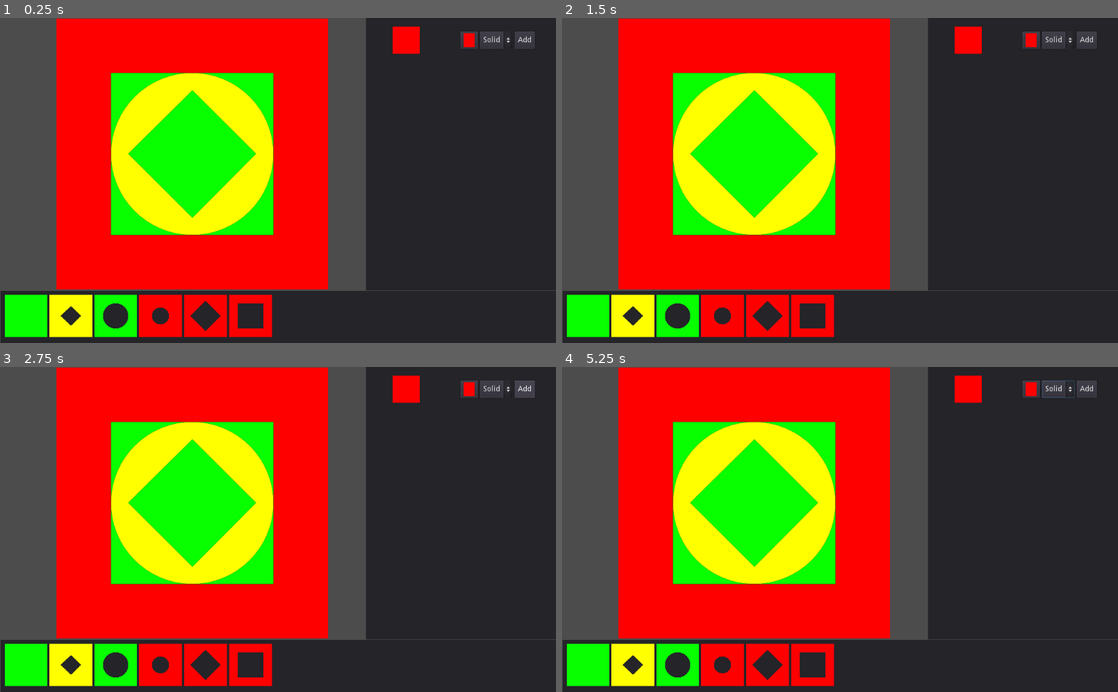
Above: before the commit, frames 1-4 (two rows, left to right).
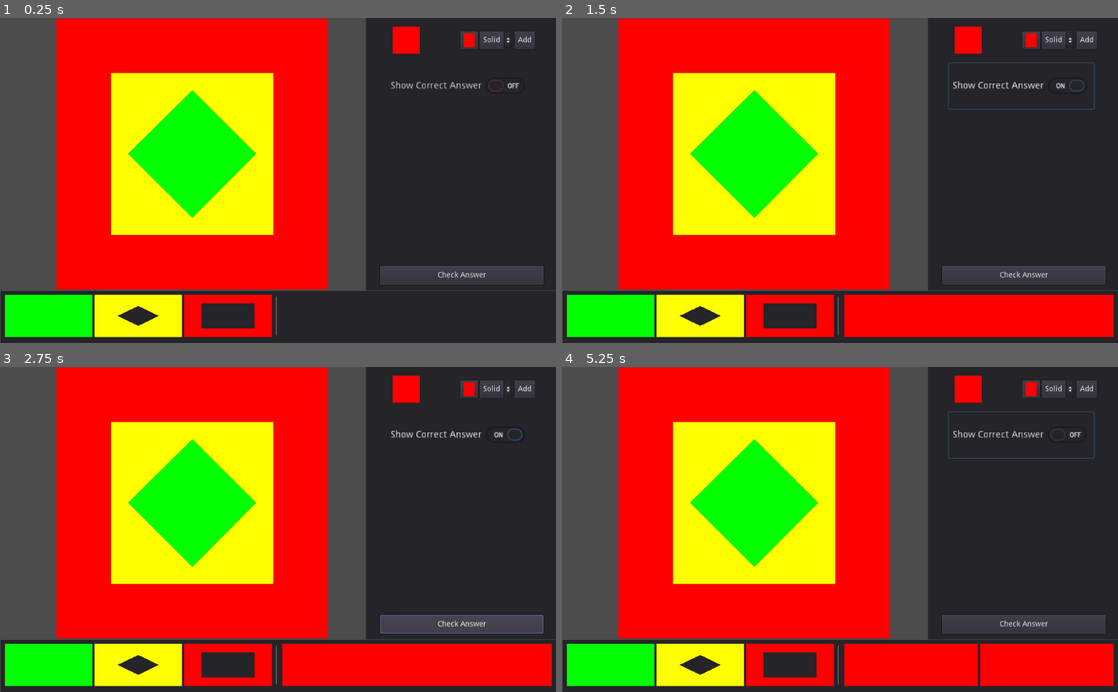
Above: after the commit, the same moments.

Repository: ianfabs/GodotStencils
Game: Godot game, scene res://Stage.tscn
Two runs of this game, one before a commit and one after it. Both use one fixed random seed, a clock stepped at 60 frames per second and the inputs below.
Inputs (mouse positions are in pixels of both pictures, inside the frame that each line leads up to):
- Up to frame 1 (0.25 s): no input
- Up to frame 2 (1.5 s): click "Add" at 0.5 s; click (1023, 86) at 1.25 s, where only the run after the commit has a clickable "Show Correct Answer"
- Up to frame 3 (2.75 s): click "Add" (after the commit: "Check Answer") at 2 s
- Up to frame 4 (5.25 s): click "Solid" at 2.75 s; click "Solid" at 3.5 s; click "Add" at 4.25 s; click (1023, 435) at 5 s, where only the run after the commit has a clickable "Show Correct Answer"

The runs differ from the first frame. In frame 1, 8.3% of the frame differs, in the area x 8-98%, y 16-99%; in frame 2, 15%; in frame 3, 15%, in the area x 8-100%, y 16-99%; in frame 4, 15%.

Commit message:
Added basic answer checker and improved guessing and hex code system

Diff:
--- a/CustomStencil.gd
+++ b/CustomStencil.gd
@@ -145,23 +145,27 @@
 		2: type = "circle"
 
 func get_hex_code():
-	var colorHex = 0x000
-	if color == Color(1,0,0):
-		colorHex = 0x000
-	elif color == Color(0,1,0):
+	var colorHex = 0x010
+	if color == Color(1,0,0): #RED
 		colorHex = 0x010
-	elif color == Color(0,0,1):
+	elif color == Color(0,1,0): #GREEN
 		colorHex = 0x020
-
-	var shapeHex = 0x000
-	if type == "square":
-		shapeHex = 0x000
+	elif color == Color(0,0,1): #BLUE
+		colorHex = 0x030
+	elif color == Color(1,1,0): #YELLOW
+		colorHex = 0x040
+	else: print('color = ', color)
+	var shapeHex = 0x100
+	if type == "solid":
+		shapeHex = 0x100
+	elif type == "square":
+		shapeHex = 0x200
 	elif type == "diamond":
-		shapeHex = 0x100
+		shapeHex = 0x300
 	elif type == "circle":
-		shapeHex = 0x200
-
-	return shapeHex + colorHex
+		shapeHex = 0x400
+	var res = shapeHex + colorHex
+	return res
 
 func get_texture(): return $Viewport.get_texture()
 func get_viewport() -> Viewport: return ($Viewport as Viewport)
--- a/Stage.gd
+++ b/Stage.gd
@@ -8,21 +8,26 @@
 var new_stencil_color
 var new_stencil_shape
 
-var stencils = Array()
+var answers = Array()
+var guesses = Array()
 
 var menuShown = false
 
 # Called when the node enters the scene tree for the first time.
 func _ready():
-	stencils = $Stack.get_children()
+	var stencils = $Stack.get_children()
 	for stencil in stencils:
-		var txRect = TextureRect.new()
-		txRect.texture = stencil.get_texture()
-		txRect.rect_size.x = 50
-		txRect.rect_size.y = 50
-		txRect.expand = true
-		txRect.size_flags_horizontal = Control.SIZE_EXPAND_FILL
-		$UI/Footer/Stencils.add_child(txRect)
+		if stencil.visible:
+			var hex_code = stencil.get_hex_code()
+			print('stencil hex = 0x%x'%hex_code)
+			answers.push_back(hex_code)
+			var txRect = TextureRect.new()
+			txRect.texture = stencil.get_texture()
+			txRect.rect_size.x = 50
+			txRect.rect_size.y = 50
+			txRect.expand = true
+			txRect.size_flags_horizontal = Control.SIZE_EXPAND_FILL
+			$UI/Footer/Stencils.add_child(txRect)
 #	for stencil in stencils: add_stencil_btn(stencil)
 
 # Called every frame. 'delta' is the elapsed time since the previous frame.
@@ -39,10 +44,26 @@
 		1: new_stencil_shape = "diamond"
 		2: new_stencil_shape = "circle"
 
-func _on_Button_pressed():
-	stencils.append(stencil.instance())
-
 func add_stencil_btn(stencil):
 	var btn : TextureButton = stencil.get_button().duplicate()
 	$UI/Footer/Stencils.add_child(btn)
 	btn.show()
+
+
+func _on_CheckGuessBtn_pressed():
+	var last_good = false
+	for n in len(answers):
+		if (n > 0 and last_good) or (n == 0):
+			var ans = answers[n]
+			var gus = guesses[n]
+			print('guess = 0x%x' % gus)
+			print('answer = 0x%x'% ans)
+			last_good = ans == gus
+		if last_good and n == (len(answers)-1):
+			print('you win!')
+			$UI/WinAlert.popup()
+
+
+func _on_UI_add_guess(guessCode):
+	print('adding guess 0x%x' % guessCode)
+	guesses.push_back(guessCode)
--- a/Stage.tscn
+++ b/Stage.tscn
@@ -7,9 +7,6 @@
 [ext_resource path="res://StencilButton.tscn" type="PackedScene" id=5]
 [ext_resource path="res://MainMenu.tscn" type="PackedScene" id=6]
 
-[sub_resource type="ViewportTexture" id=9]
-viewport_path = NodePath("Stack/1/Viewport")
-
 [sub_resource type="ShaderMaterial" id=6]
 resource_local_to_scene = true
 shader = ExtResource( 4 )
@@ -17,19 +14,78 @@
 
 [sub_resource type="ViewportTexture" id=10]
 
+[sub_resource type="ShaderMaterial" id=4]
+resource_local_to_scene = true
+shader = ExtResource( 4 )
+shader_param/color = Color( 1, 0, 0, 1 )
+
 [sub_resource type="ShaderMaterial" id=5]
 resource_local_to_scene = true
 shader = ExtResource( 4 )
 shader_param/color = Color( 0.0313726, 1, 0, 1 )
 
-[sub_resource type="ShaderMaterial" id=4]
-resource_local_to_scene = true
-shader = ExtResource( 4 )
-shader_param/color = Color( 1, 0, 0, 1 )
+[sub_resource type="ViewportTexture" id=9]
+viewport_path = NodePath("Stack/1/Viewport")
 
 [node name="Stage" type="Node2D"]
 script = ExtResource( 3 )
 stencil = ExtResource( 1 )
+
+[node name="Stack" type="CanvasLayer" parent="."]
+layer = 0
+follow_viewport_enable = true
+
+[node name="1" parent="Stack" instance=ExtResource( 1 )]
+material = SubResource( 6 )
+position = Vector2( 104, 1 )
+z_as_relative = true
+color = Color( 0, 1, 0, 1 )
+type = "solid"
+
+[node name="Sprite" parent="Stack/1" index="0"]
+texture = SubResource( 10 )
+
+[node name="Polygon2D" parent="Stack/1/Viewport" index="0"]
+color = Color( 0, 1, 0, 1 )
+invert_enable = false
+invert_border = 100.0
+polygon = PoolVector2Array( 0, 0, 500, 0, 500, 500, 0, 500 )
+
+[node name="4" parent="Stack" instance=ExtResource( 1 )]
+visible = false
+material = SubResource( 4 )
+position = Vector2( 104, 2 )
+z_as_relative = true
+type = "circle"
+size = 0
+
+[node name="2" parent="Stack" instance=ExtResource( 1 )]
+material = SubResource( 6 )
+position = Vector2( 104, 1 )
+z_as_relative = true
+color = Color( 1, 1, 0, 1 )
+
+[node name="3" parent="Stack" instance=ExtResource( 1 )]
+visible = false
+material = SubResource( 5 )
+position = Vector2( 104, 1 )
+color = Color( 0.0313726, 1, 0, 1 )
+type = "circle"
+
+[node name="5" parent="Stack" instance=ExtResource( 1 )]
+visible = false
+material = SubResource( 6 )
+position = Vector2( 104, 1 )
+z_as_relative = true
+color = Color( 0, 0.0156863, 1, 1 )
+size = 2
+
+[node name="6" parent="Stack" instance=ExtResource( 1 )]
+material = SubResource( 6 )
+position = Vector2( 104, 1 )
+z_as_relative = true
+type = "square"
+size = 2
 
 [node name="UI" type="CanvasLayer" parent="."]
 script = ExtResource( 2 )
@@ -53,6 +109,33 @@
 margin_right = 561.0
 margin_bottom = 40.0
 texture_normal = SubResource( 9 )
+
+[node name="VSeparator" type="VSeparator" parent="UI/Footer"]
+margin_left = 502.0
+margin_top = 10.0
+margin_right = 515.0
+margin_bottom = 82.0
+
+[node name="Guess" type="HBoxContainer" parent="UI/Footer"]
+anchor_left = 0.503
+anchor_right = 0.503
+anchor_bottom = 0.399
+margin_top = 7.0
+margin_right = 500.0
+margin_bottom = 47.0
+
+[node name="TextureRect" type="TextureRect" parent="UI/Footer/Guess"]
+margin_bottom = 78.0
+mouse_filter = 0
+mouse_default_cursor_shape = 2
+
+[node name="GuessStencils" type="Control" parent="UI/Footer"]
+show_behind_parent = true
+anchor_left = 0.503
+anchor_top = 0.376
+anchor_right = 0.985
+anchor_bottom = 0.376
+margin_bottom = 40.0
 
 [node name="Sidebar" type="Panel" parent="UI"]
 margin_left = 674.0
@@ -106,59 +189,39 @@
 [node name="PreviewStencil" parent="UI/Sidebar" instance=ExtResource( 1 )]
 show_behind_parent = true
 
-[node name="Stack" type="CanvasLayer" parent="."]
-layer = 0
-follow_viewport_enable = true
-
-[node name="1" parent="Stack" instance=ExtResource( 1 )]
-material = SubResource( 6 )
-position = Vector2( 104, 1 )
-z_as_relative = true
-color = Color( 0.0313726, 1, 0, 1 )
-type = "solid"
-
-[node name="Sprite" parent="Stack/1" index="0"]
-texture = SubResource( 10 )
-
-[node name="Polygon2D" parent="Stack/1/Viewport" index="0"]
-color = Color( 0.0313726, 1, 0, 1 )
-invert_enable = false
-polygon = PoolVector2Array( 0, 0, 500, 0, 500, 500, 0, 500 )
-
-[node name="2" parent="Stack" instance=ExtResource( 1 )]
-material = SubResource( 6 )
-position = Vector2( 104, 1 )
-z_as_relative = true
-color = Color( 1, 1, 0, 1 )
-
-[node name="3" parent="Stack" instance=ExtResource( 1 )]
-material = SubResource( 5 )
-position = Vector2( 104, 1 )
-color = Color( 0.0313726, 1, 0, 1 )
-type = "circle"
-
-[node name="4" parent="Stack" instance=ExtResource( 1 )]
-visible = false
-material = SubResource( 4 )
-position = Vector2( 104, 2 )
-z_as_relative = true
-type = "circle"
-size = 0
-
-[node name="5" parent="Stack" instance=ExtResource( 1 )]
-visible = false
-material = SubResource( 6 )
-position = Vector2( 104, 1 )
-z_as_relative = true
-color = Color( 0, 0.0156863, 1, 1 )
-size = 2
-
-[node name="6" parent="Stack" instance=ExtResource( 1 )]
-material = SubResource( 6 )
-position = Vector2( 104, 1 )
-z_as_relative = true
-type = "square"
-size = 2
+[node name="CheckButton" type="CheckButton" parent="UI/Sidebar"]
+margin_left = 38.0
+margin_top = 83.0
+margin_right = 252.0
+margin_bottom = 151.0
+rect_scale = Vector2( 1.25, 1.25 )
+text = "Show Correct Answer"
+
+[node name="Button" type="Button" parent="UI/Sidebar"]
+margin_left = 26.0
+margin_top = 458.0
+margin_right = 327.0
+margin_bottom = 492.0
+text = "Check Answer"
+
+[node name="WinAlert" type="PopupDialog" parent="UI"]
+margin_left = 286.0
+margin_top = 157.0
+margin_right = 609.0
+margin_bottom = 343.0
+
+[node name="CenterContainer" type="CenterContainer" parent="UI/WinAlert"]
+margin_left = 4.0
+margin_top = 6.0
+margin_right = 318.0
+margin_bottom = 180.0
+
+[node name="Label" type="Label" parent="UI/WinAlert/CenterContainer"]
+margin_left = 129.0
+margin_top = 80.0
+margin_right = 185.0
+margin_bottom = 94.0
+text = "You Win!"
 
 [node name="Menu" type="CanvasLayer" parent="."]
 layer = 2
@@ -166,8 +229,10 @@
 [node name="MainMenu" parent="Menu" instance=ExtResource( 6 )]
 visible = false
 
+[connection signal="add_guess" from="UI" to="." method="_on_UI_add_guess"]
 [connection signal="color_changed" from="UI/Sidebar/HBoxContainer/ColorPickerButton" to="UI" method="_on_ColorPickerButton_color_changed"]
 [connection signal="item_selected" from="UI/Sidebar/HBoxContainer/OptionButton" to="UI" method="_on_OptionButton_item_selected"]
-[connection signal="pressed" from="UI/Sidebar/HBoxContainer/Button" to="." method="_on_Button_pressed"]
+[connection signal="pressed" from="UI/Sidebar/HBoxContainer/Button" to="UI" method="_on_AddButton_pressed"]
+[connection signal="pressed" from="UI/Sidebar/Button" to="." method="_on_CheckGuessBtn_pressed"]
 
 [editable path="Stack/1"]
--- a/UI.gd
+++ b/UI.gd
@@ -1,5 +1,5 @@
 extends CanvasLayer
-signal change_stencil(typeId)
+signal add_guess(guessCode)
 
 export (PackedScene) var stencil
 
@@ -23,7 +23,7 @@
 	colorPicker.get_picker().add_preset(Color(1,0,0)) #red
 	colorPicker.get_picker().add_preset(Color(0,1,0)) #green
 	colorPicker.get_picker().add_preset(Color(0,0,1)) #blue
-	colorPicker.get_picker().add_preset(Color(1,0.98,0)) #yellow
+	colorPicker.get_picker().add_preset(Color(1,1,0)) #yellow
 
 	type = "solid"
 	color = colorPicker.color
@@ -45,3 +45,16 @@
 
 func _on_ColorPickerButton_color_changed(color):
 	self.color = color
+
+func _on_AddButton_pressed():
+	var stencil = previewStencil.duplicate()
+	var txRect = TextureRect.new()
+	txRect.texture = stencil.get_texture()
+	txRect.rect_size.x = 50
+	txRect.rect_size.y = 50
+	txRect.expand = true
+	txRect.size_flags_horizontal = Control.SIZE_EXPAND_FILL
+	txRect.set_script(ResourceLoader.load("res://tx_rect.gd"))
+	$Footer/GuessStencils.add_child(stencil)
+	$Footer/Guess.add_child(txRect)
+	emit_signal("add_guess", stencil.get_hex_code())
--- /dev/null
+++ b/tx_rect.gd
@@ -0,0 +1,26 @@
+extends TextureRect
+
+
+# Declare member variables here. Examples:
+# var a = 2
+# var b = "text"
+
+
+# Called when the node enters the scene tree for the first time.
+func _ready():
+	pass
+#	connect("gui_input", self, "_click_to_del")
+
+
+# Called every frame. 'delta' is the elapsed time since the previous frame.
+func _process(delta):
+	if Input.is_mouse_button_pressed(2):
+		print('delete')
+		queue_free()
+
+#func _click_to_del(ev):
+#	if ev is InputEventMouseButton:
+#		print('delete')
+#		queue_free()
+#	else:
+#		print('hover')
